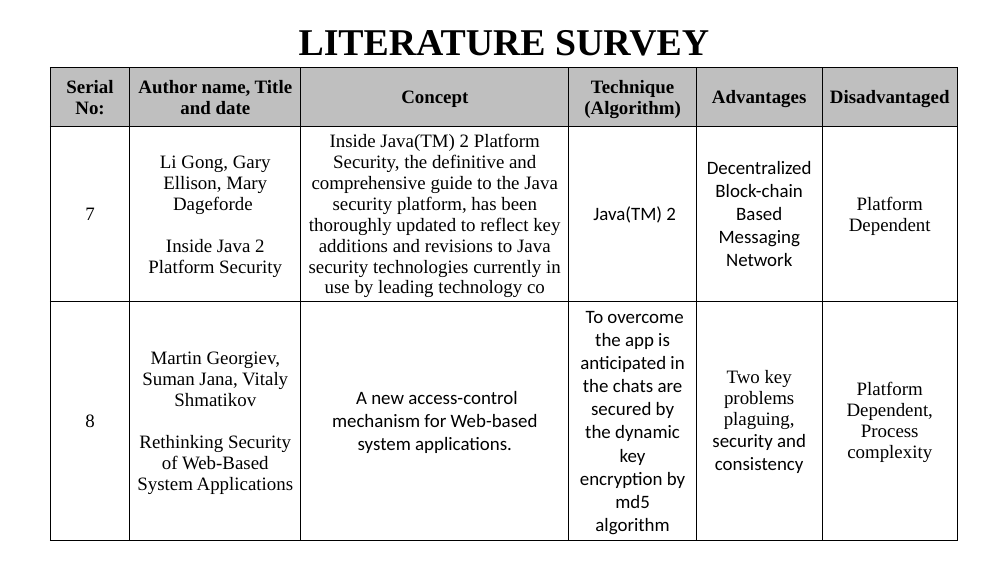
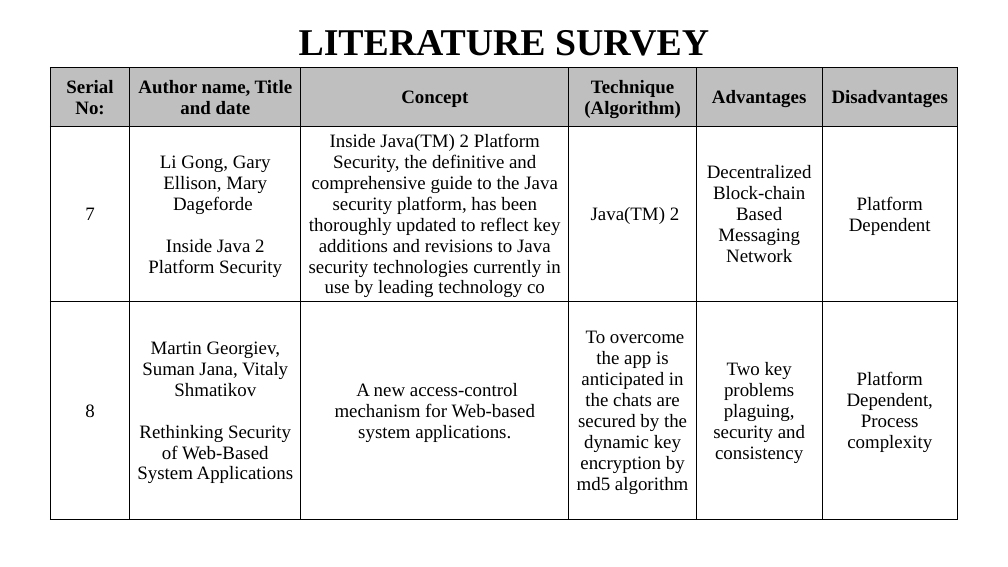
Before and after one commit to i-am-smf/Secure-Chat-using-Blockchain, a slide deck: slide 5 of DOCS/Literature_Survey.pptx (slide 4 before the commit). Drawn at 1008x567 pixels with LibreOffice and Linux fonts; fonts in the diff are those of the drawing. Boxes give left, top, right and bottom in pixels: in the first picture for what was removed or moved away, otherwise in the second. Text is boxed around its words. In the diff, an @@ line names an element or a change of style, - is before the commit and + after.

```diff
--- a/DOCS/Literature_Survey.pptx
+++ b/DOCS/Literature_Survey.pptx
@@ table at box(51, 67, 958, 534) @@
-row 1, column 6: Disadvantaged
+row 1, column 6: Disadvantages
@@ font Calibri to Times New Roman in "Java(TM) 2", "Decentralized", "Block-chain Based Messaging Network", "A new access-control mechanism for Web-based system ..." and 2 more places @@
```
Also in this commit, not shown: 4 other slides changed, 1 slide added, 12 other files.
